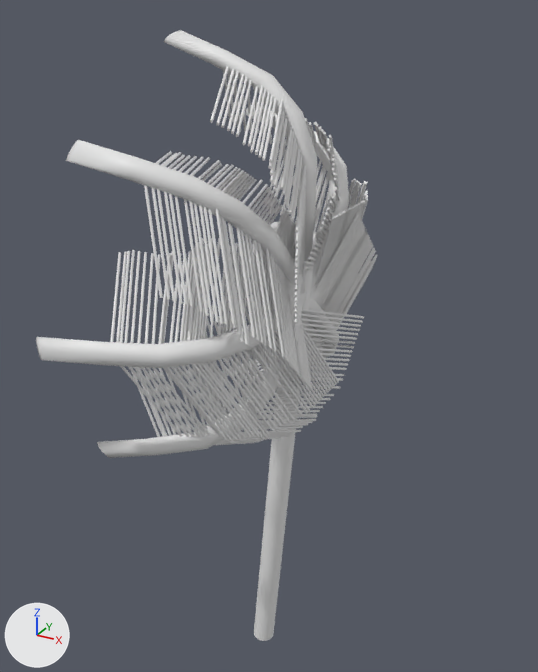
Two versions of the Blender file Assets/Models/Source/WorldObjects/IslandTree.blend, one commit apart.
Both versions are drawn from a 50 mm camera at (13.0, -24.7, 28.8) aimed at (-0.7, 0.3, 16.3). The axes (+X, +Y, +Z) are drawn at lower left. The lights are the same throughout. Materials are left out; every surface is plain grey.

Names of what the first picture shows: 'Base', 'b1', 'b1.001', 'b1.002', 'b1.003', 'b1.004', 'b1.005', 'b1.006'.
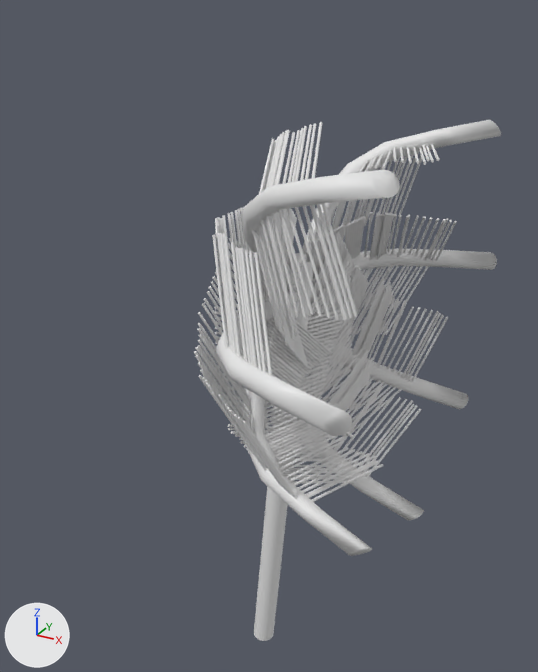
Commit message: Changed tree.

Changed parts and their boxes (x1, y1, x2, y2) in the pictures (538 x 672 px; the box of a moved part takes in the faces that stretch with it):
'b1.001', moved, turned: before (66, 140, 312, 389); after (194, 238, 383, 556)
'b1.005', moved, turned: before (36, 227, 339, 442); after (212, 207, 354, 438)
'b1.002', moved, turned: before (97, 242, 364, 458); after (242, 122, 400, 369)
'b1', moved, turned: before (164, 30, 317, 324); after (214, 260, 424, 520)
'b1.004', moved, turned: before (246, 105, 349, 290); after (256, 232, 469, 436)
'b1.003', moved, turned: before (222, 213, 378, 381); after (292, 120, 501, 289)
'b1.006', moved, turned: before (263, 179, 368, 365); after (310, 212, 497, 337)
part 1 of me_cylinder_004, moved or reshaped: before (36, 30, 378, 458); after (194, 120, 501, 556)

What changed in the scene script:
```text
Change me_cylinder_004:
    where me_cylinder_004.from_pydata(...)  # 5984 vertices, 3254 faces; spans x -34.6..8.5, y -12.9..12.7, z -2.0..6.8
    used by ob_b1; location = (0.45, 1.29, 19.64); rotation_euler = (0.785, 0.516, 0.0), in degrees (45, 30, 0); scale = (0.25, 0.25, 1.0)
    me_cylinder_004 part 1: the whole mesh is moved by (-0.7, 4.2, -0.6)
Change ob_b1:
    ob_b1.location: (0.45, 1.29, 19.64) -> (1.12, 0.08, 18.4)
    ob_b1.rotation_euler: (0.785, 0.516, 0.0) -> (0.785, 3.658, 0.0)  # degrees (45, 30, 0) -> degrees (45, 210, 0)
Change ob_b1_001:
    ob_b1_001.location: (0.45, 0.71, 19.64) -> (1.12, -0.04, 18.41)
    ob_b1_001.rotation_euler: (1.64, 0.356, 0.382) -> (1.64, 3.498, -0.382)  # degrees (94, 20, 22) -> degrees (94, 200, -22)
Change ob_b1_002:
    ob_b1_002.location: (0.45, -1.08, 19.64) -> (1.12, 0.0, 18.43)
    ob_b1_002.rotation_euler: (3.072, -0.356, 0.382) -> (3.072, 2.785, -0.382)  # degrees (176, -20, 22) -> degrees (176, 160, -22)
Change ob_b1_003:
    ob_b1_003.location: (0.45, -1.08, 17.56) -> (1.12, -0.06, 18.5)
    ob_b1_003.rotation_euler: (4.782, -0.356, -0.382) -> (4.782, 2.785, 0.382)  # degrees (274, -20, -22) -> degrees (274, 160, 22)
Change ob_b1_004:
    ob_b1_004.location: (0.45, 1.16, 17.78) -> (1.12, 0.02, 18.35)
    ob_b1_004.rotation_euler: (-0.0696, 0.356, -0.382) -> (-0.0696, 3.498, 0.382)  # degrees (-4, 20, -22) -> degrees (-4, 200, 22)
Change ob_b1_005:
    ob_b1_005.location: (0.45, -0.36, 19.64) -> (1.12, -0.01, 18.44)
    ob_b1_005.rotation_euler: (2.356, 0.0, 0.516) -> (2.356, 3.142, -0.516)  # degrees (135, 0, 30) -> degrees (135, 180, -30)
Change ob_b1_006:
    ob_b1_006.location: (0.45, 0.12, 17.07) -> (1.12, 0.0, 18.37)
    ob_b1_006.rotation_euler: (5.498, 0.0, -0.516) -> (5.498, 3.142, 0.516)  # degrees (315, 0, -30) -> degrees (315, 180, 30)
```
